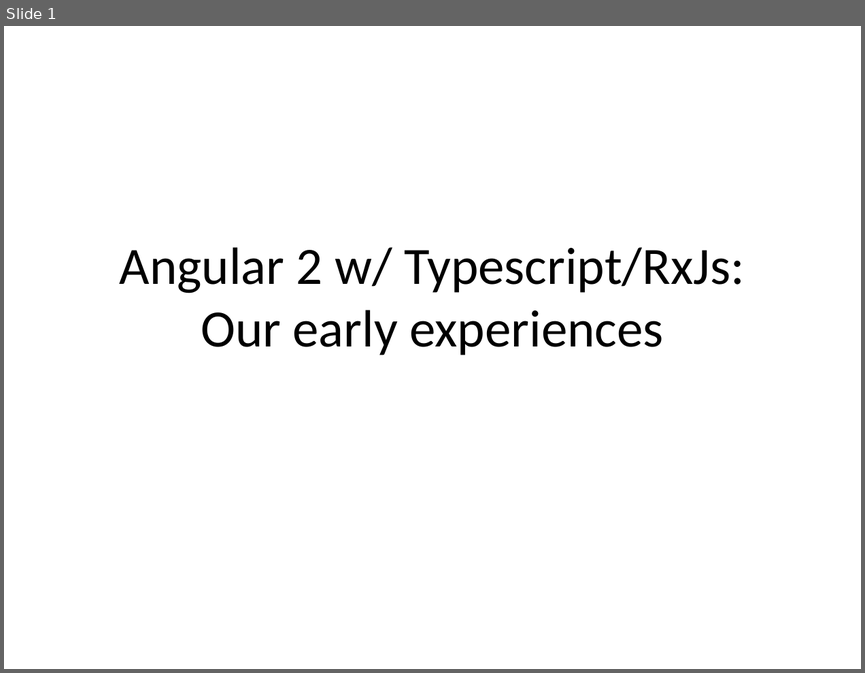
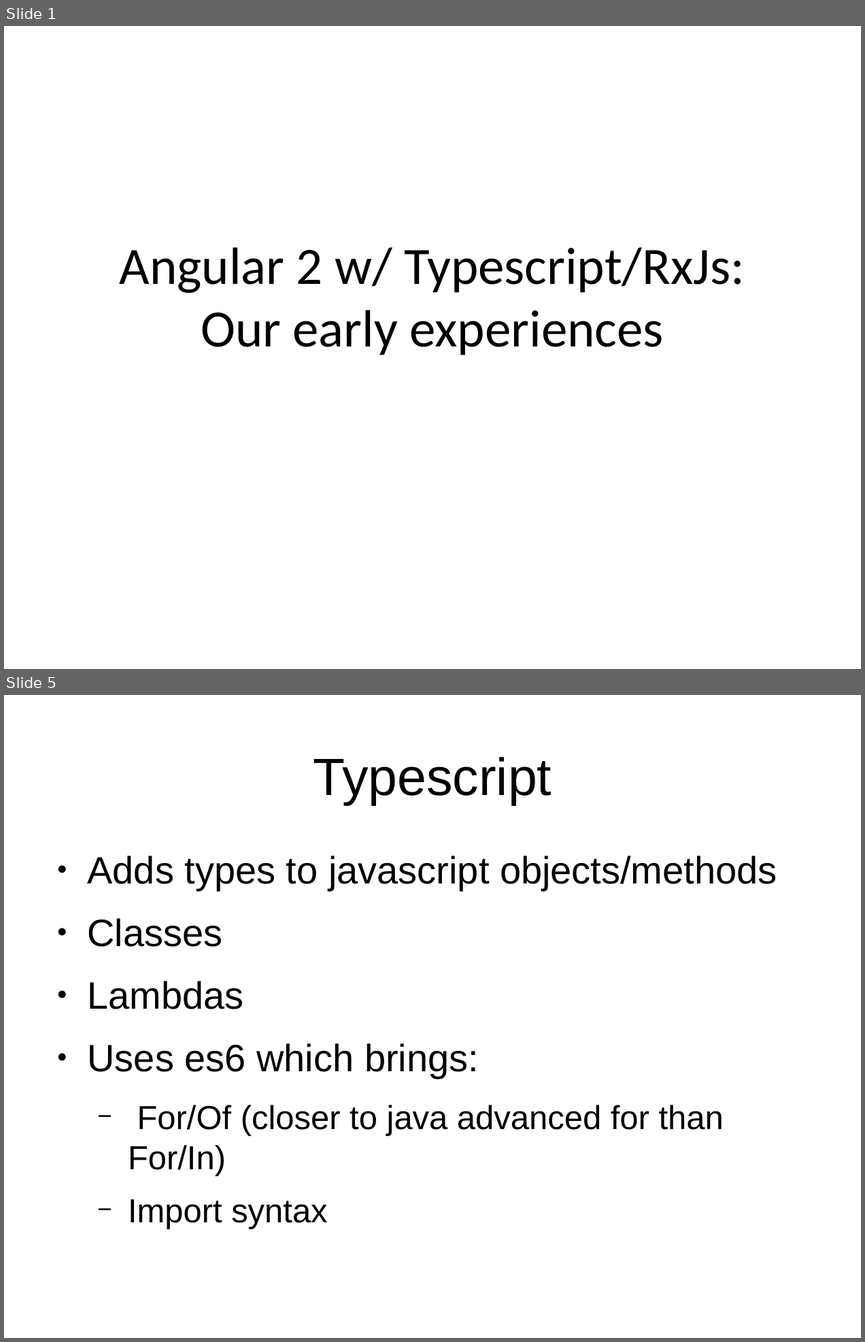
Before and after one commit to trognus/devcon2016, a slide deck: devconNg2.odp. Shown one above the other, each under a label of ours: slide 1 before the commit, slides 1 and 5 after it; the slides between them are not shown. The pictures are 865x673 and 865x1342 pixels, drawn with LibreOffice and Linux fonts; fonts in the diff are those of the drawing. Boxes give left, top, right and bottom in pixels: in the first picture for what was removed or moved away, otherwise in the second. Text is boxed around its words. In the diff, an @@ line names an element or a change of style, - is before the commit and + after.

```diff
--- a/devconNg2.odp
+++ b/devconNg2.odp
@@ slide 5 added at (4, 695, 861, 1338), background #FFFFFF @@
@@ title added at (313, 757, 551, 805), 44 pt, text #000000 @@
+Typescript
@@ text added at (88, 855, 777, 1229), 32 pt, text #000000 @@
+● Adds types to javascript objects/methods
+● Classes
+● Lambdas
+● Uses es6 which brings:
+  − For/Of (closer to java advanced for than For/In)
+  − Import syntax
```
Also in this commit, not shown: 2 slides changed, 2 other slides added, 1 slide removed.
